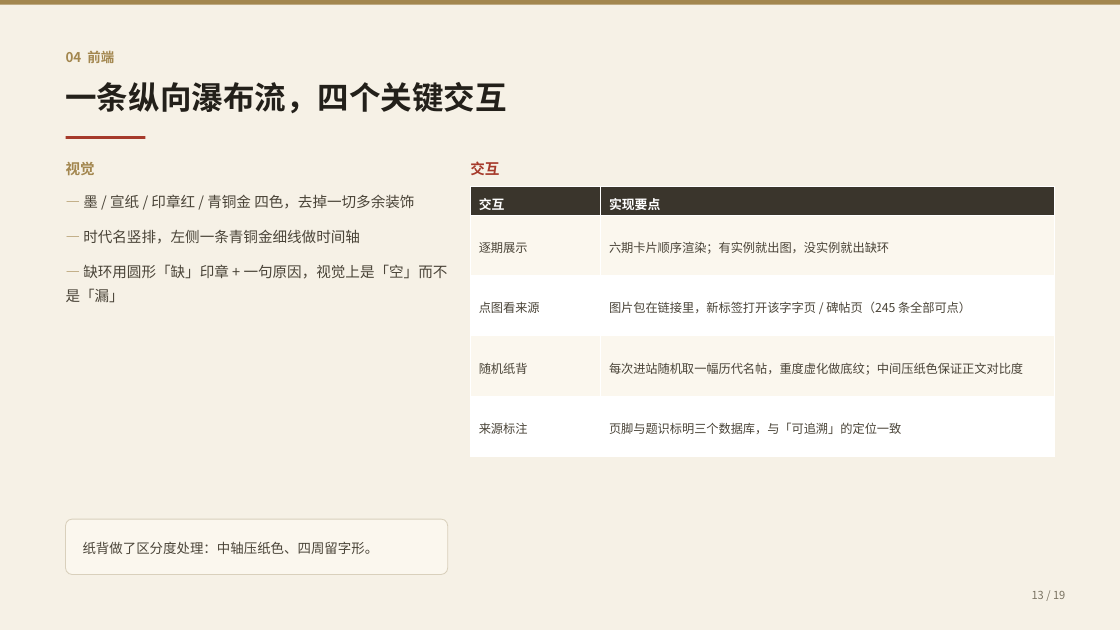
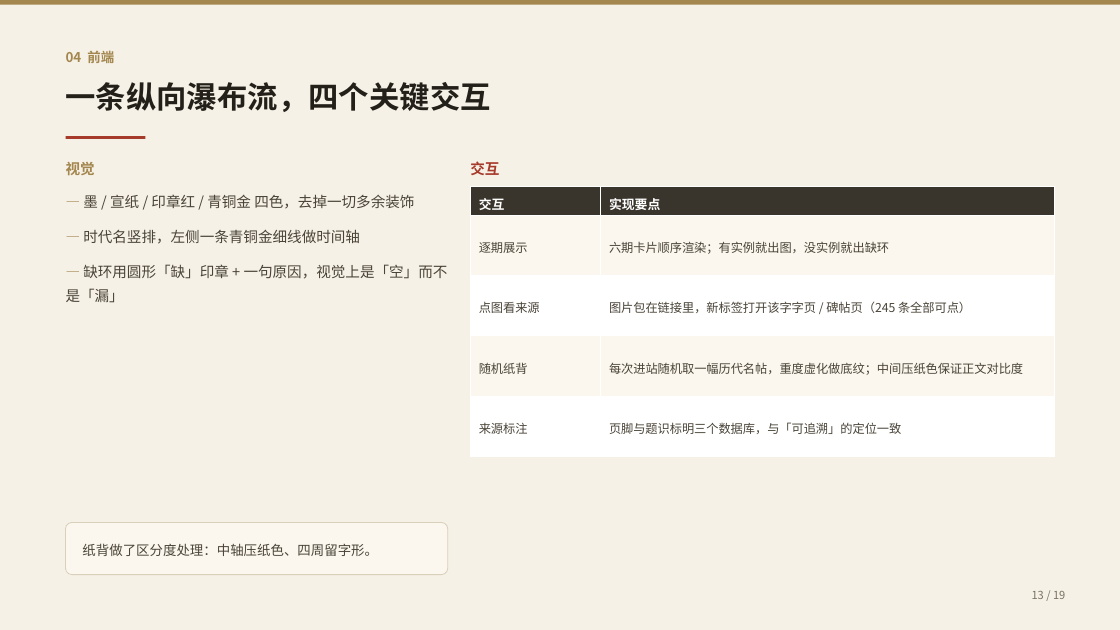
Before and after one commit to Otherhello/hanzi-timeline, a slide deck: slide 13 of docs/汉字字形演变证据链-汇报提纲.pptx. Drawn at 1120x630 pixels with LibreOffice and Linux fonts; fonts in the diff are those of the drawing. Boxes give left, top, right and bottom in pixels: in the first picture for what was removed or moved away, otherwise in the second. Text is boxed around its words. In the diff, an @@ line names an element or a change of style, - is before the commit and + after.

```diff
--- a/docs/汉字字形演变证据链-汇报提纲.pptx
+++ b/docs/汉字字形演变证据链-汇报提纲.pptx
@@ text "一条纵向瀑布流，四个关键交互" at box(66, 82, 491, 112): size 27 to 26 pt @@
@@ rounded rectangle "纸背做了区分度处理：中轴压纸色、四周留字形。": place and size @@
-rounded rectangle "纸背做了区分度处理：中轴压纸色、四周留字形。" at box(66, 519, 448, 575)
+rounded rectangle "纸背做了区分度处理：中轴压纸色、四周留字形。" at box(66, 523, 448, 575)
```
Also in this commit, not shown: 16 other slides changed, 2 slides added, 2 slides removed, 2 other files.
